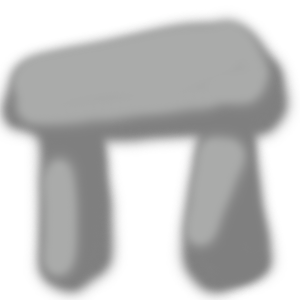
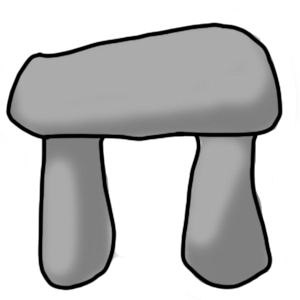
Layered file, before and after one edit (300 × 300). Changes by layer:
added layer "레이어 5" above "레이어 3" over (5, 22, 283, 291)
painted on "레이어 1" over (0, 9, 297, 300)
